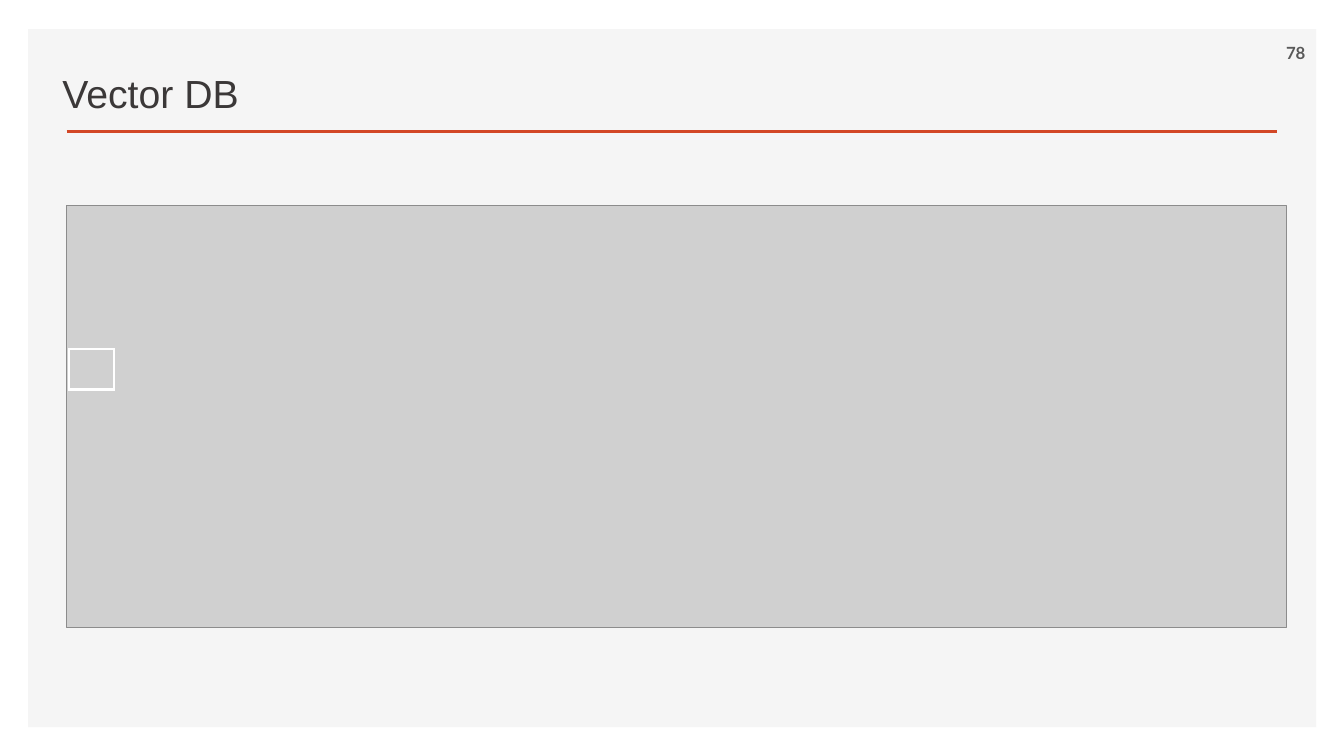
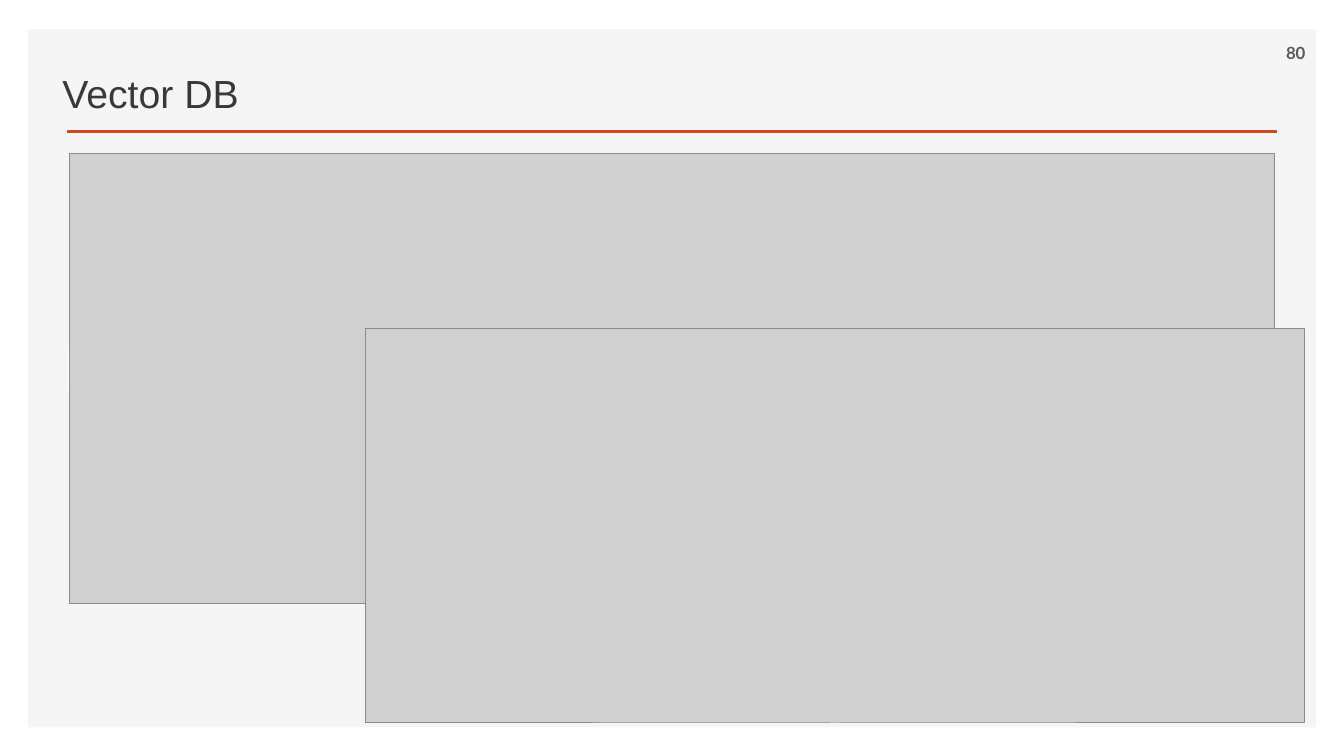
Before and after one commit to ancestor9/2026_Fall_AI-Workflow, a slide deck: slide 80 of PPTs/04_AI Workflow_n8n.pptx (slide 78 before the commit). Drawn at 1344x756 pixels with LibreOffice and Linux fonts; fonts in the diff are those of the drawing; grey boxes stand for pictures; background and template pictures are left out. Boxes give left, top, right and bottom in pixels: in the first picture for what was removed or moved away, otherwise in the second. Text is boxed around its words. In the diff, an @@ line names an element or a change of style, - is before the commit and + after.

```diff
--- a/PPTs/04_AI Workflow_n8n.pptx
+++ b/PPTs/04_AI Workflow_n8n.pptx
@@ page number at (x1=1286, y1=47, x2=1305, y2=59): text changed @@
-78
+80
@@ picture resized from (x1=67, y1=206, x2=1287, y2=628) to (x1=70, y1=154, x2=1275, y2=605) @@
@@ picture added at (x1=365, y1=329, x2=1304, y2=723) @@
```
Also in this commit, not shown: 4 other slides changed, 1 slide added.
